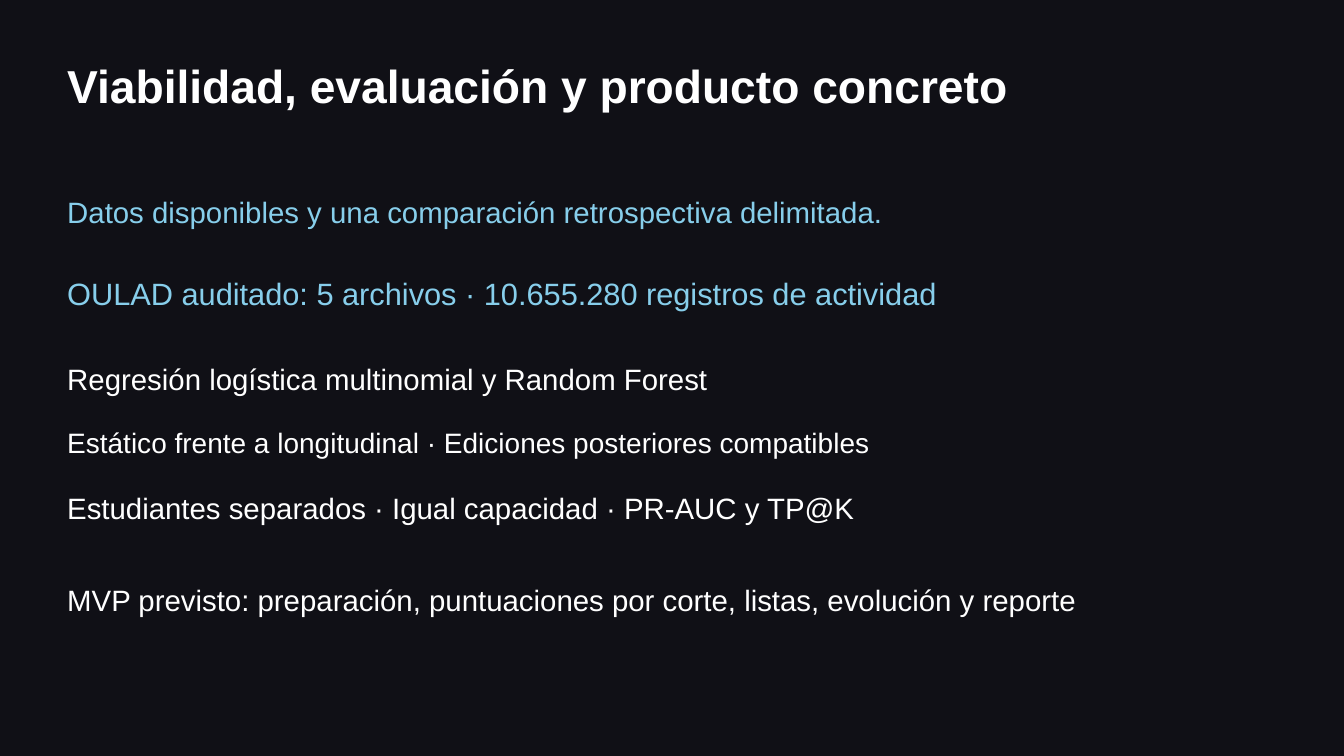
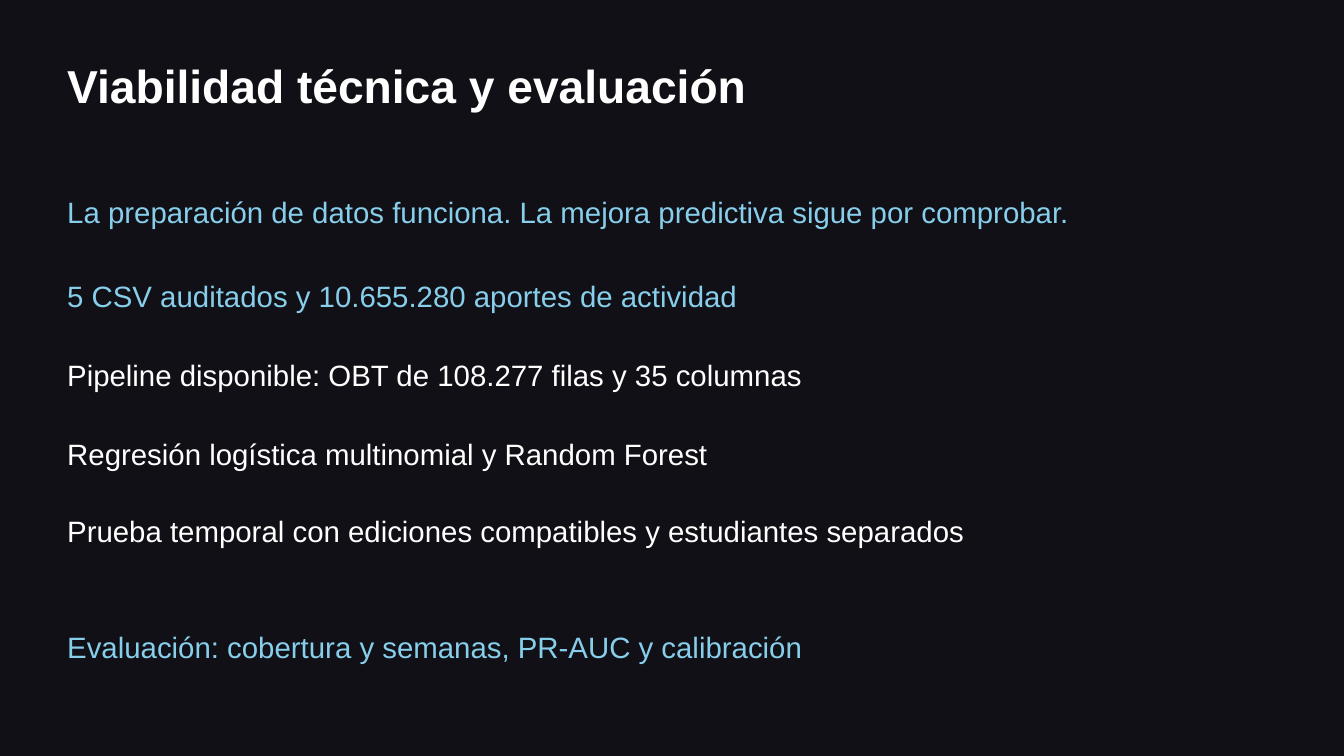
Before and after one commit to wilmerpuerta/data-science-end-to-end, a slide deck: slide 4 of psets/proyecto/oulad/pset-01/output/pitch/PSet1_pitch_Puerta_Wilmer.ppt. Drawn at 1344x756 pixels with LibreOffice and Linux fonts; fonts in the diff are those of the drawing. Boxes give left, top, right and bottom in pixels: in the first picture for what was removed or moved away, otherwise in the second. Text is boxed around its words. In the diff, an @@ line names an element or a change of style, - is before the commit and + after.

Commit message:
Cierra gaps de PSet 1 y alinea contrato de datos de PSet 2

```diff
--- a/psets/proyecto/oulad/pset-01/output/pitch/PSet1_pitch_Puerta_Wilmer.ppt
+++ b/psets/proyecto/oulad/pset-01/output/pitch/PSet1_pitch_Puerta_Wilmer.ppt
@@ text at box(67, 69, 746, 113): text changed @@
-Viabilidad, evaluación y producto concreto
+Viabilidad técnica y evaluación
@@ text at box(67, 201, 1068, 229): text changed @@
-Datos disponibles y una comparación retrospectiva delimitada.
+La preparación de datos funciona. La mejora predictiva sigue por comprobar.
@@ text at box(67, 285, 737, 313): text changed; size 22 to 21 pt @@
-OULAD auditado: 5 archivos · 10.655.280 registros de actividad
+5 CSV auditados y 10.655.280 aportes de actividad
@@ text added at box(67, 364, 802, 392), 21 pt, text #FFFFFF @@
+Pipeline disponible: OBT de 108.277 filas y 35 columnas
@@ text "Regresión logística multinomial y Random ...": place and size @@
-text "Regresión logística multinomial y Random ..." at box(67, 368, 707, 396)
+text "Regresión logística multinomial y Random ..." at box(67, 443, 707, 471)
@@ text removed at box(67, 432, 870, 458) @@
-Estático frente a longitudinal · Ediciones posteriores compatibles
@@ text removed at box(67, 497, 854, 525) @@
-Estudiantes separados · Igual capacidad · PR-AUC y TP@K
@@ text added at box(67, 520, 964, 548), 21 pt, text #FFFFFF @@
+Prueba temporal con ediciones compatibles y estudiantes separados
@@ text removed at box(67, 589, 1076, 616) @@
-MVP previsto: preparación, puntuaciones por corte, listas, evolución y reporte
@@ text added at box(67, 636, 801, 664), 21 pt, text #87CEEB @@
+Evaluación: cobertura y semanas, PR-AUC y calibración
```
Also in this commit, not shown: 5 slides added, 5 slides removed, 35 other files.
